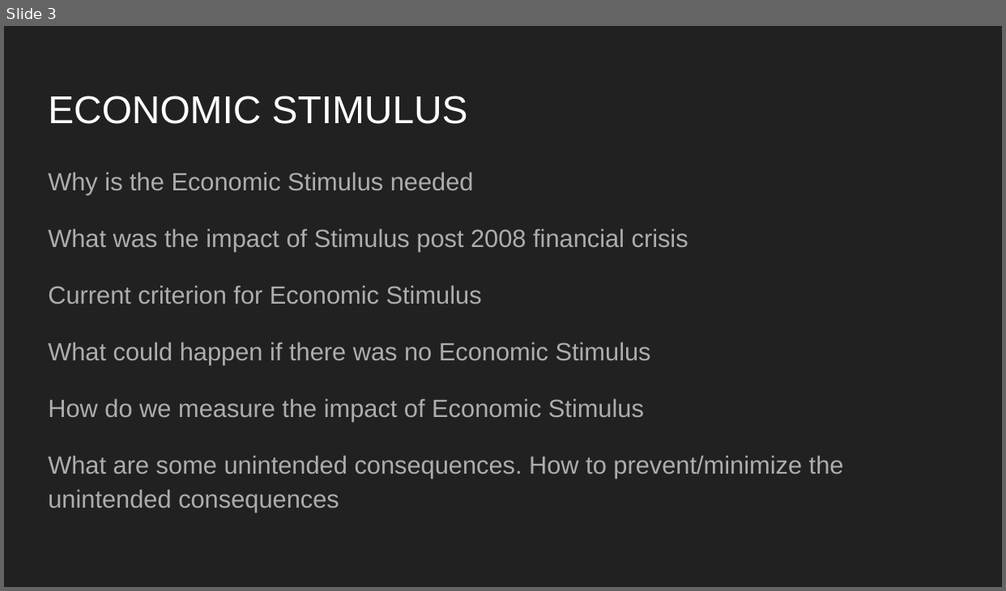
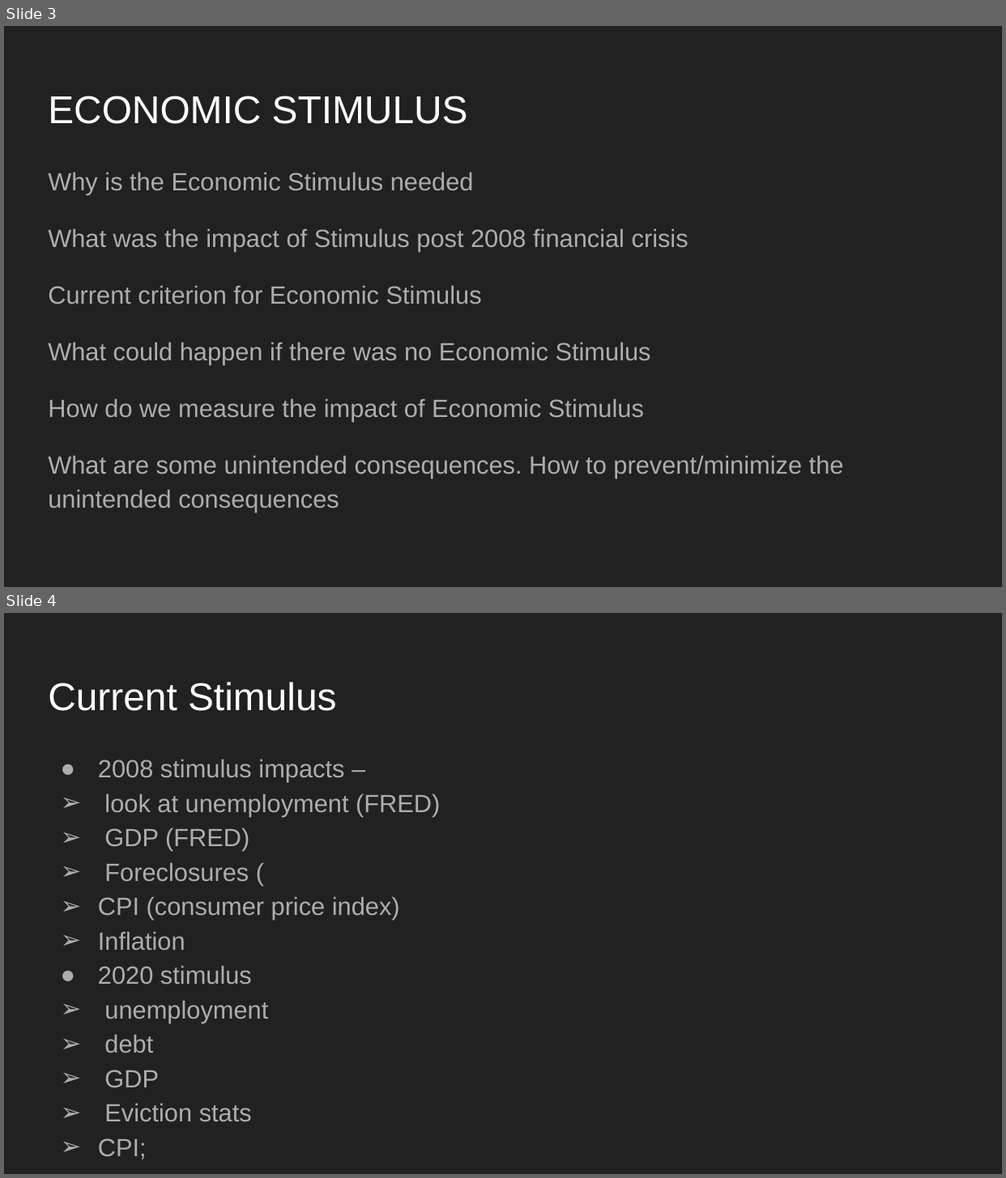
Before and after one commit to tyoung65/Econimic_Stimulus_Research-, a slide deck: ECONOMIC STIMULUS IMPACTS.pptx. Shown one above the other, each under a label of ours: slide 3 before the commit, slides 3 and 4 after it. The pictures are 1006x591 and 1006x1178 pixels, drawn with LibreOffice and Linux fonts; fonts in the diff are those of the drawing. Boxes give left, top, right and bottom in pixels: in the first picture for what was removed or moved away, otherwise in the second. Text is boxed around its words. In the diff, an @@ line names an element or a change of style, - is before the commit and + after.

```diff
--- a/ECONOMIC STIMULUS IMPACTS.pptx
+++ b/ECONOMIC STIMULUS IMPACTS.pptx
@@ slide 4 added at box(4, 613, 1002, 1174), background #212121 @@
@@ title added at box(48, 682, 336, 711), 28 pt, text #FFFFFF @@
+Current Stimulus
@@ text added at box(98, 759, 440, 1122), 18 pt, text #ADADAD @@
+● 2008 stimulus impacts –
+➢ look at unemployment (FRED)
+➢ GDP (FRED)
+➢ Foreclosures (
+➢ CPI (consumer price index)
+➢ Inflation
+● 2020 stimulus
+➢ unemployment
+➢ debt
+➢ GDP
+➢ Eviction stats
+➢ CPI;
```
Also in this commit, not shown: 1 slide changed, 1 other slide added, 1 other file.
